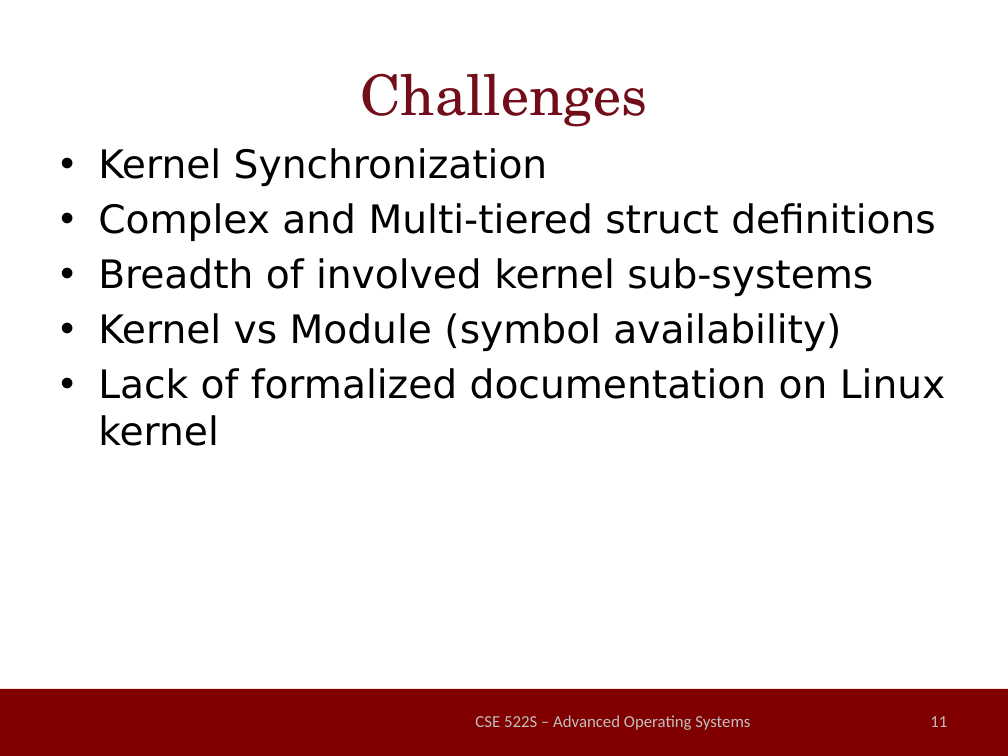
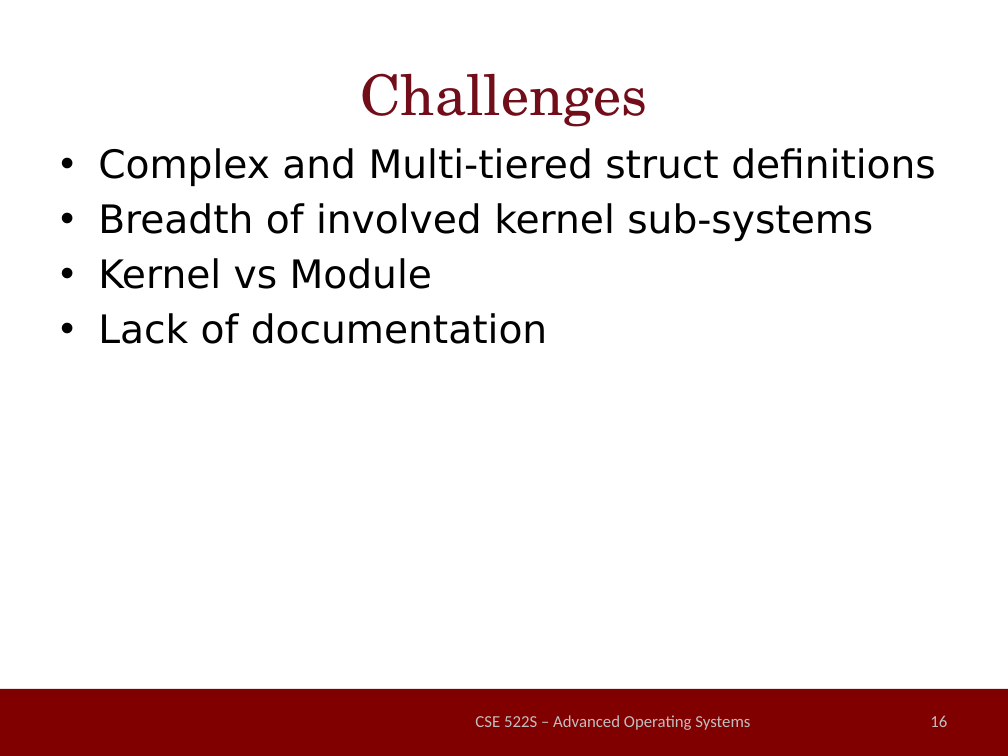
Before and after one commit to millerrt3/LinuxSuspendable, a slide deck: slide 16 of final_presentation.pptx (slide 11 before the commit). Drawn at 1008x756 pixels with LibreOffice and Linux fonts; fonts in the diff are those of the drawing; background and template pictures are left out. Boxes give left, top, right and bottom in pixels: in the first picture for what was removed or moved away, otherwise in the second. Text is boxed around its words. In the diff, an @@ line names an element or a change of style, - is before the commit and + after.

```diff
--- a/final_presentation.pptx
+++ b/final_presentation.pptx
@@ text at <box>98,148,548,186</box>: paragraph removed @@
-• Kernel Synchronization
@@ text at <box>98,258,547,344</box>: text changed @@
-• Kernel vs Module (symbol availability)
-• Lack of formalized documentation on Linux kernel
+• Kernel vs Module
+• Lack of documentation
@@ page number at <box>930,715,947,727</box>: text changed @@
-11
+16
```
Also in this commit, not shown: 7 other slides changed, 4 slides added, 1 other file.
